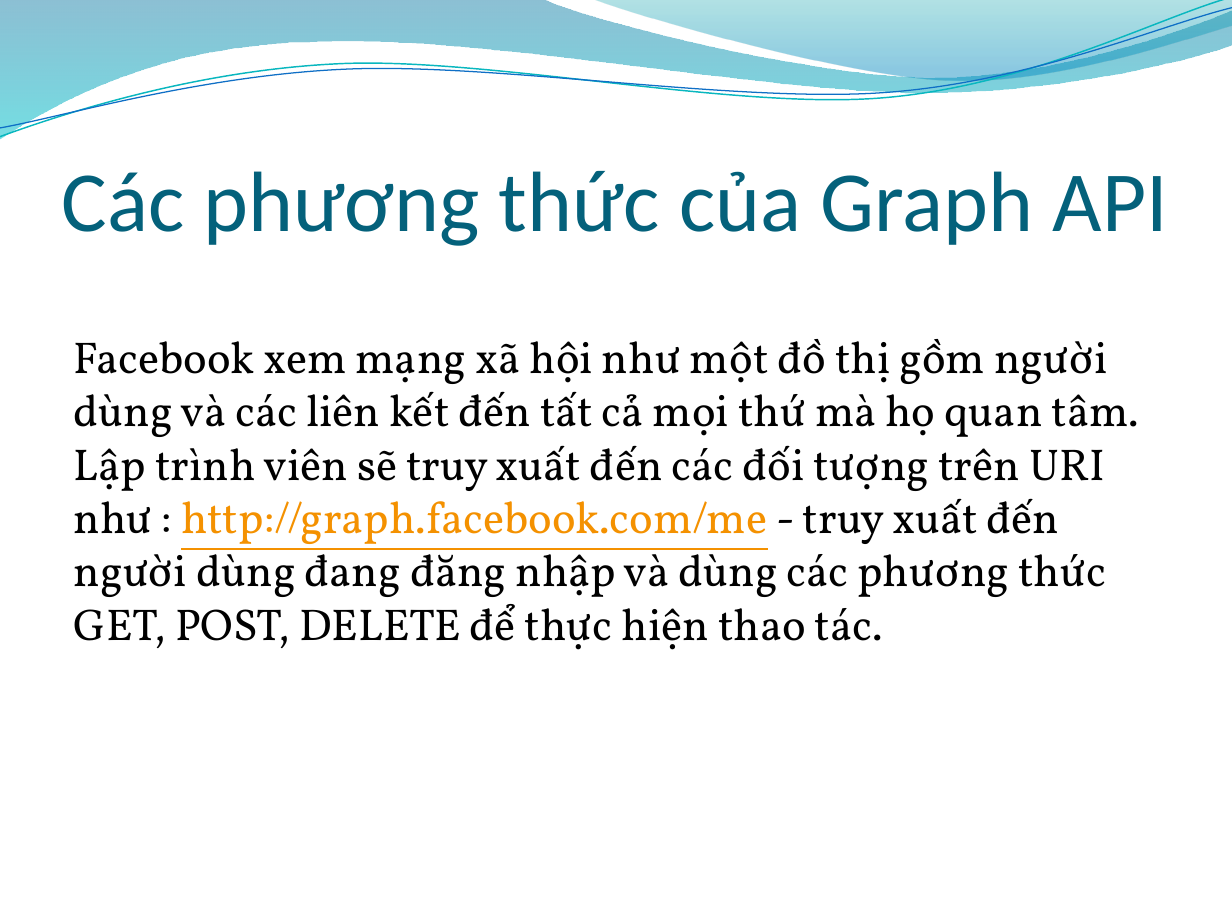
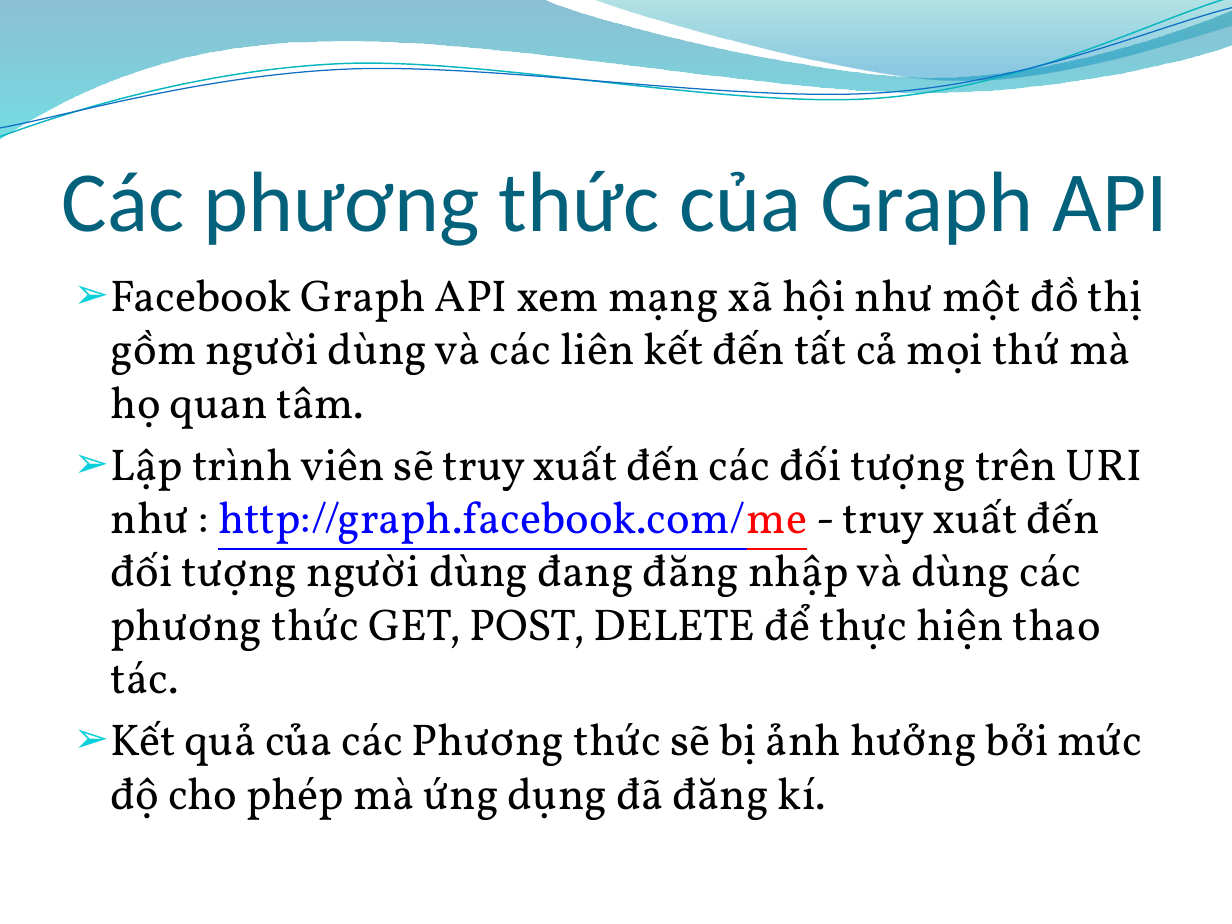
Before and after one commit to tuankit/web-api-project, a slide deck: slide 11 of 0912397_0912403_0912409_FacebookAPI_10/Slide/Facebook API.pptx (slide 12 before the commit). Drawn at 1232x924 pixels with LibreOffice and Linux fonts; fonts in the diff are those of the drawing; background and template pictures are left out. Boxes give left, top, right and bottom in pixels: in the first picture for what was removed or moved away, otherwise in the second. Text is boxed around its words. In the diff, an @@ line names an element or a change of style, - is before the commit and + after.

```diff
--- a/0912397_0912403_0912409_FacebookAPI_10/Slide/Facebook API.pptx
+++ b/0912397_0912403_0912409_FacebookAPI_10/Slide/Facebook API.pptx
@@ text at [111,277,1144,820]: text changed @@
-Facebook xem mạng xã hội như một đồ thị gồm người dùng và các liên kết đến tất cả mọi thứ mà họ quan tâm. Lập trình viên sẽ truy xuất đến các đối tượng trên URI như : http://graph.facebook.com/me - truy xuất đến người dùng đang đăng nhập và dùng các phương thức GET, POST, DELETE để thực hiện thao tác.
+➢ Facebook Graph API xem mạng xã hội như một đồ thị gồm người dùng và các liên kết đến tất cả mọi thứ mà họ quan tâm.
+➢ Lập trình viên sẽ truy xuất đến các đối tượng trên URI như : http://graph.facebook.com/me - truy xuất đến đối tượng người dùng đang đăng nhập và dùng các phương thức GET, POST, DELETE để thực hiện thao tác.
+➢ Kết quả của các Phương thức sẽ bị ảnh hưởng bởi mức độ cho phép mà ứng dụng đã đăng kí.
```
Also in this commit, not shown: 6 other slides changed, 1 slide added, 2 slides removed.
